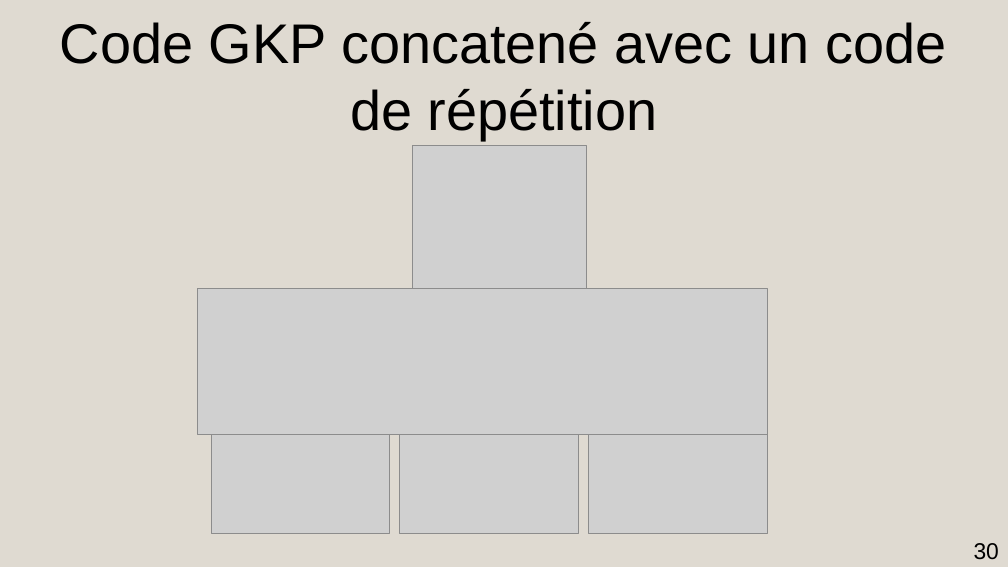
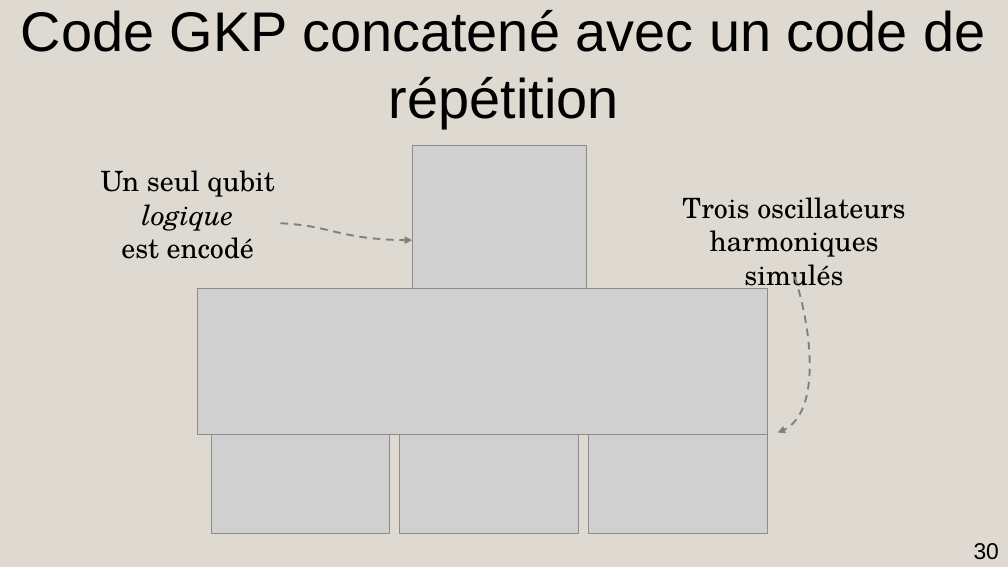
Before and after one commit to AmdaU/presentations, a slide deck: slide 30 of Seminaire/Seminaire.odp. Drawn at 1008x567 pixels with LibreOffice and Linux fonts; fonts in the diff are those of the drawing; grey boxes stand for pictures. Boxes give left, top, right and bottom in pixels: in the first picture for what was removed or moved away, otherwise in the second. Text is boxed around its words. In the diff, an @@ line names an element or a change of style, - is before the commit and + after.

```diff
--- a/Seminaire/Seminaire.odp
+++ b/Seminaire/Seminaire.odp
@@ title "Code GKP concatené avec un ..." rewrapped from box(60, 22, 947, 140) to box(21, 10, 985, 128) @@
@@ title added at box(101, 170, 274, 259), 22 pt, text #000000 @@
+Un seul qubit logique
+est encodé
@@ title added at box(682, 197, 905, 293), 22 pt, text #000000 @@
+Trois oscillateurs harmoniques simulés
@@ freeform shape added at box(281, 223, 413, 241), outline #808080 1.5 pt dashed @@
@@ freeform shape added at box(777, 277, 810, 433), outline #808080 1.5 pt dashed @@
```
Also in this commit, not shown: 12 other slides changed, 4 other files.
